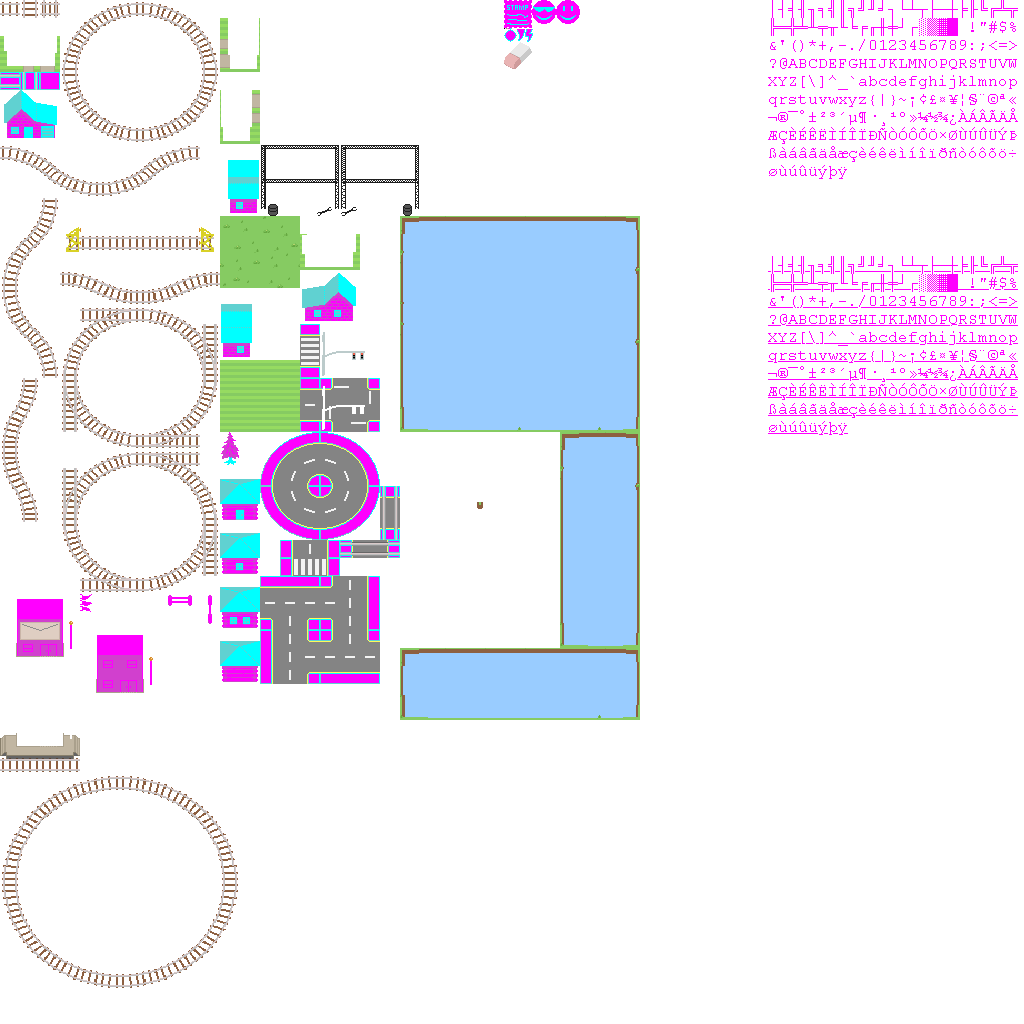
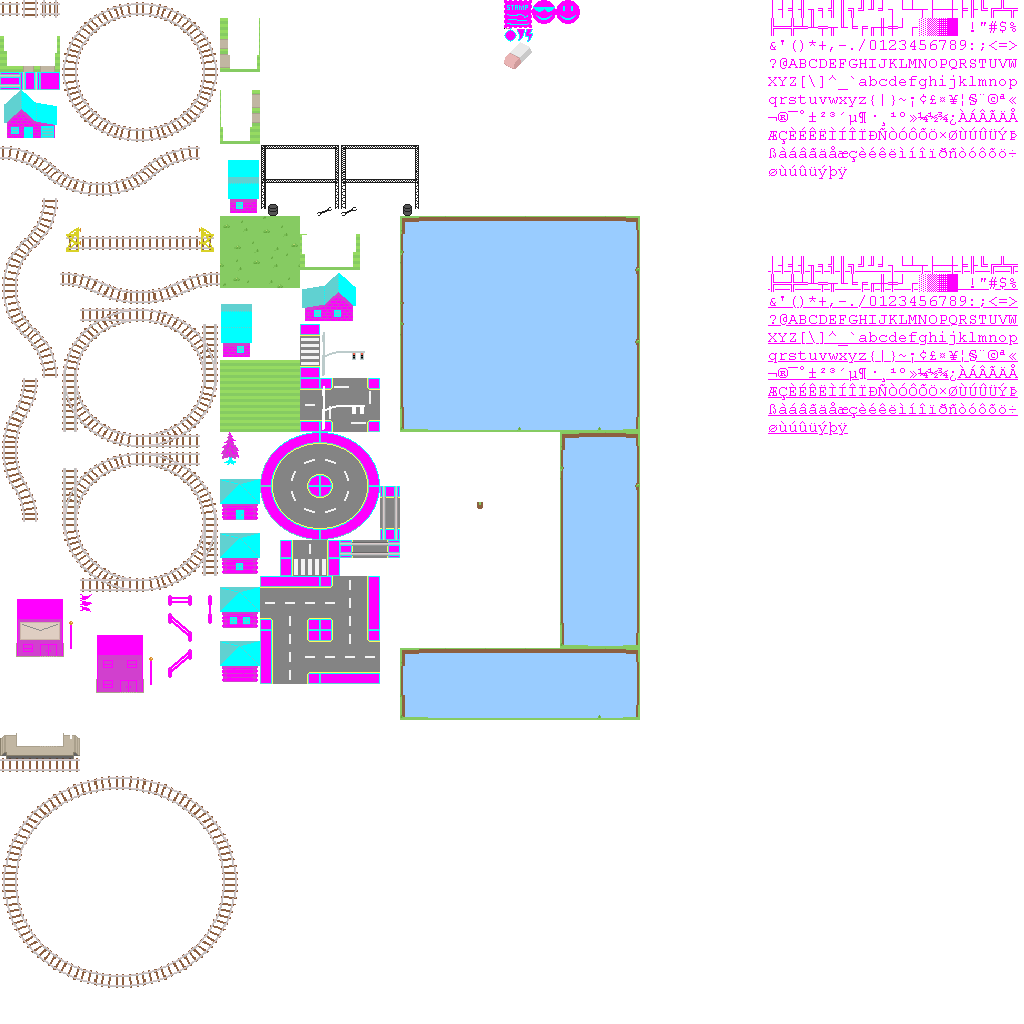
Comparing the layer stacks of the two 1024px x 1024px images. Changes:
painted on "base.png copy" over [168, 613, 192, 678]
